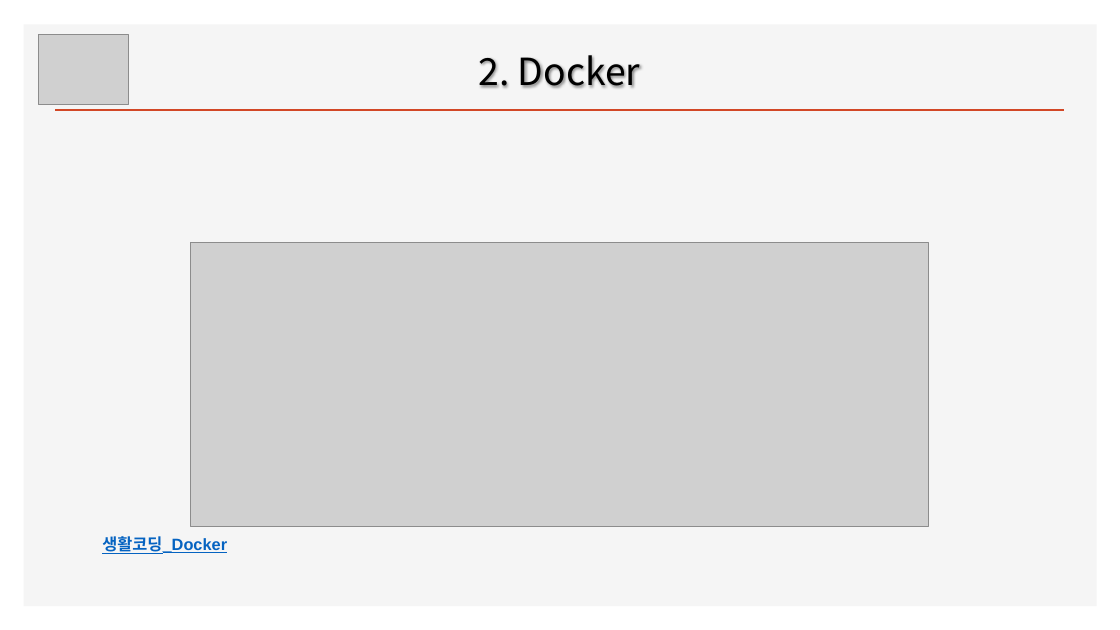
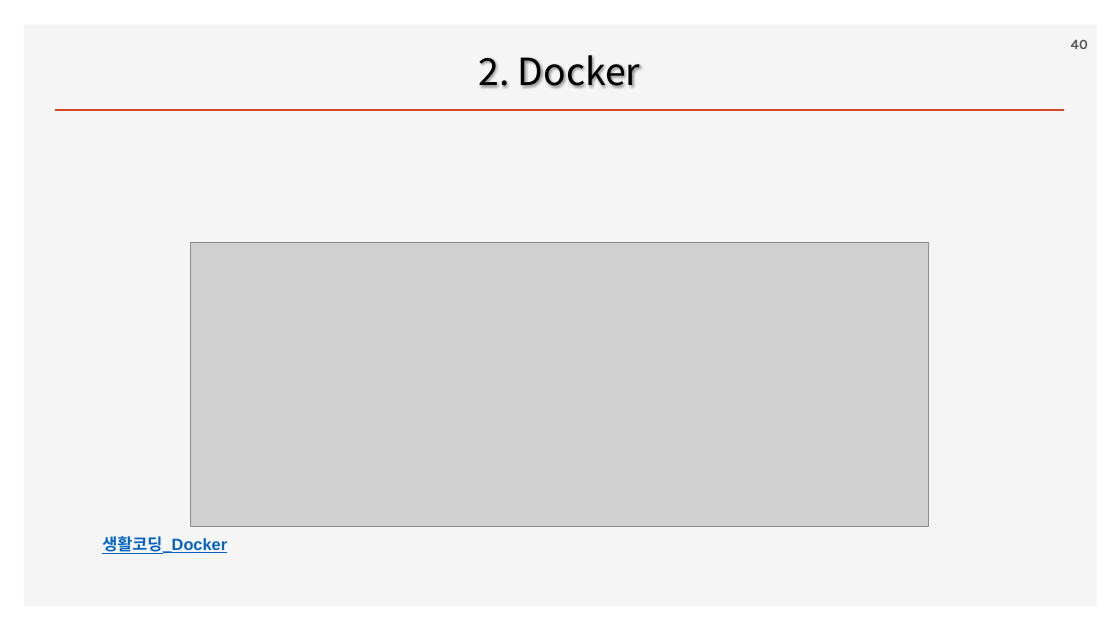
Before and after one commit to ancestor9/2026_Fall_Application-Deployment, a slide deck: slide 40 of App Deployment.pptx. Drawn at 1120x630 pixels with LibreOffice and Linux fonts; fonts in the diff are those of the drawing; grey boxes stand for pictures; background and template pictures are left out. Boxes give left, top, right and bottom in pixels: in the first picture for what was removed or moved away, otherwise in the second. Text is boxed around its words. In the diff, an @@ line names an element or a change of style, - is before the commit and + after.

```diff
--- a/App Deployment.pptx
+++ b/App Deployment.pptx
@@ picture removed at (38, 34, 128, 105) @@
@@ page number added at (1071, 40, 1088, 49), 12 pt, text #595959, bold @@
+40
```
Also in this commit, not shown: 13 other slides changed, 4 slides removed.
